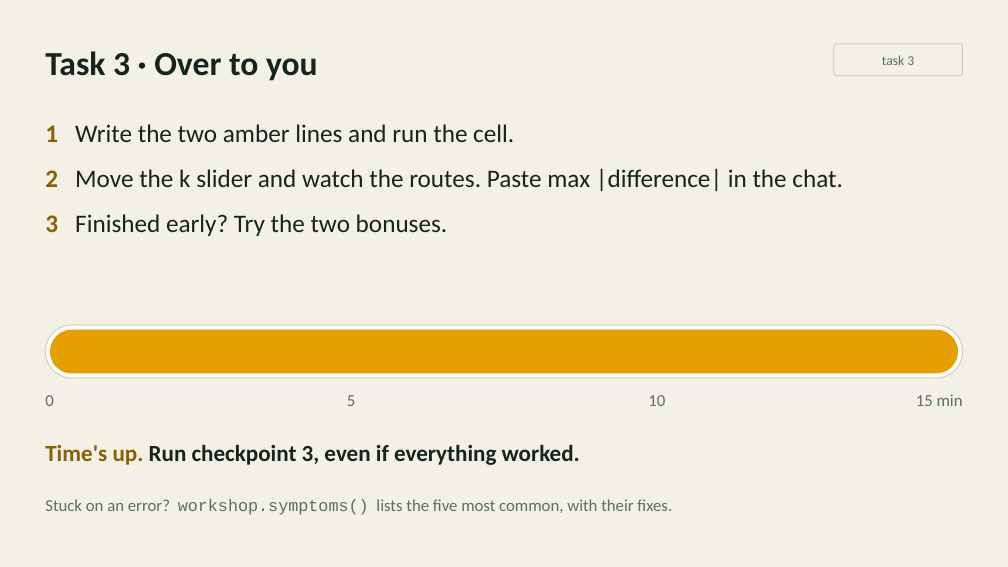
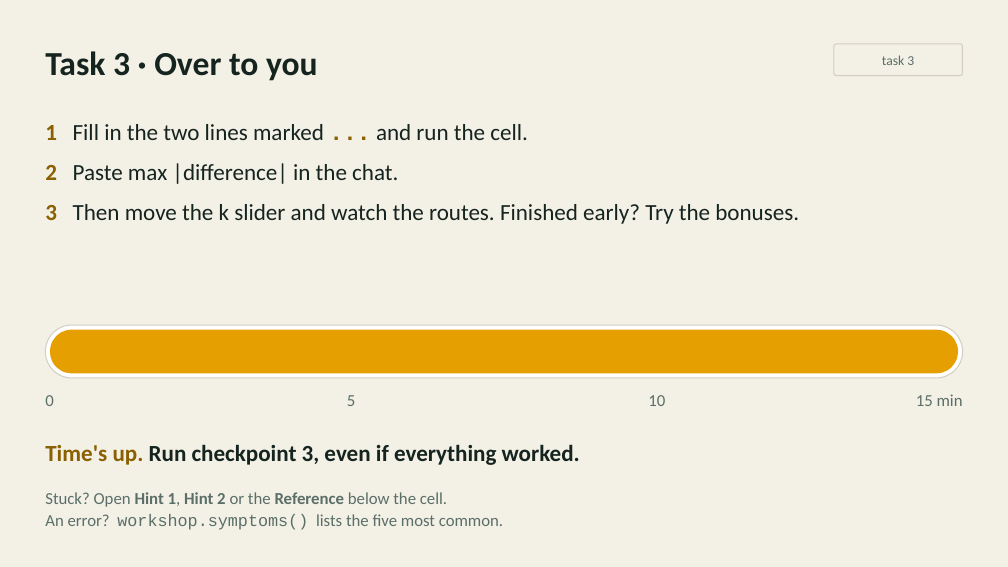
Before and after one commit to inferogenesis/cpomdp-workshop, a slide deck: slide 17 of deck/cpomdp_symposium_2026.pptx (slide 20 before the commit). Drawn at 1008x567 pixels with LibreOffice and Linux fonts; fonts in the diff are those of the drawing. Boxes give left, top, right and bottom in pixels: in the first picture for what was removed or moved away, otherwise in the second. Text is boxed around its words. In the diff, an @@ line names an element or a change of style, - is before the commit and + after.

```diff
--- a/deck/cpomdp_symposium_2026.pptx
+++ b/deck/cpomdp_symposium_2026.pptx
@@ text at [45, 124, 799, 224]: text changed; size 24 to 22 pt @@
-1 Write the two amber lines and run the cell.
-2 Move the k slider and watch the routes. Paste max |difference| in the chat.
-3 Finished early? Try the two bonuses.
+1 Fill in the two lines marked ... and run the cell.
+2 Paste max |difference| in the chat.
+3 Then move the k slider and watch the routes. Finished early? Try the bonuses.
@@ text at [45, 492, 503, 530]: text changed @@
-Stuck on an error? workshop.symptoms() lists the five most common, with their fixes.
+Stuck? Open Hint 1, Hint 2 or the Reference below the cell.
+An error? workshop.symptoms() lists the five most common.
```
Also in this commit, not shown: 4 other slides changed, 3 slides removed, 6 other files.
